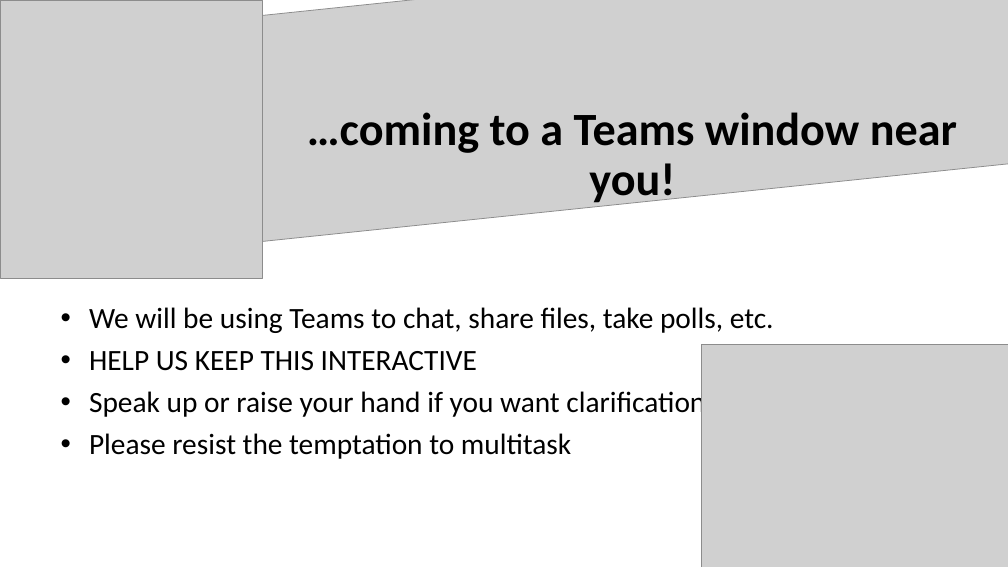
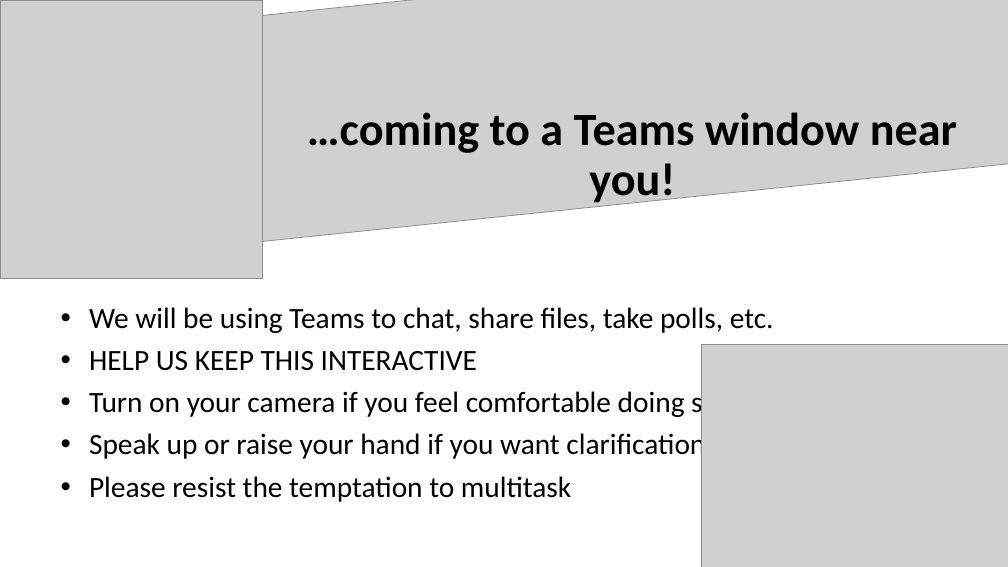
Before and after one commit to ADFG-DSF/ADFG_R_Intro_Workshop_2025, a slide deck: slide 2 of presentations/1 - Welcome and motivation.pptx. Drawn at 1008x567 pixels with LibreOffice and Linux fonts; fonts in the diff are those of the drawing; grey boxes stand for pictures. Boxes give left, top, right and bottom in pixels: in the first picture for what was removed or moved away, otherwise in the second. Text is boxed around its words. In the diff, an @@ line names an element or a change of style, - is before the commit and + after.

```diff
--- a/presentations/1 - Welcome and motivation.pptx
+++ b/presentations/1 - Welcome and motivation.pptx
@@ subtitle at bbox=[89, 388, 728, 420]: paragraph added @@
+• Turn on your camera if you feel comfortable doing so!
```
Also in this commit, not shown: 2 other slides changed, 1 slide added, 2 slides removed.
